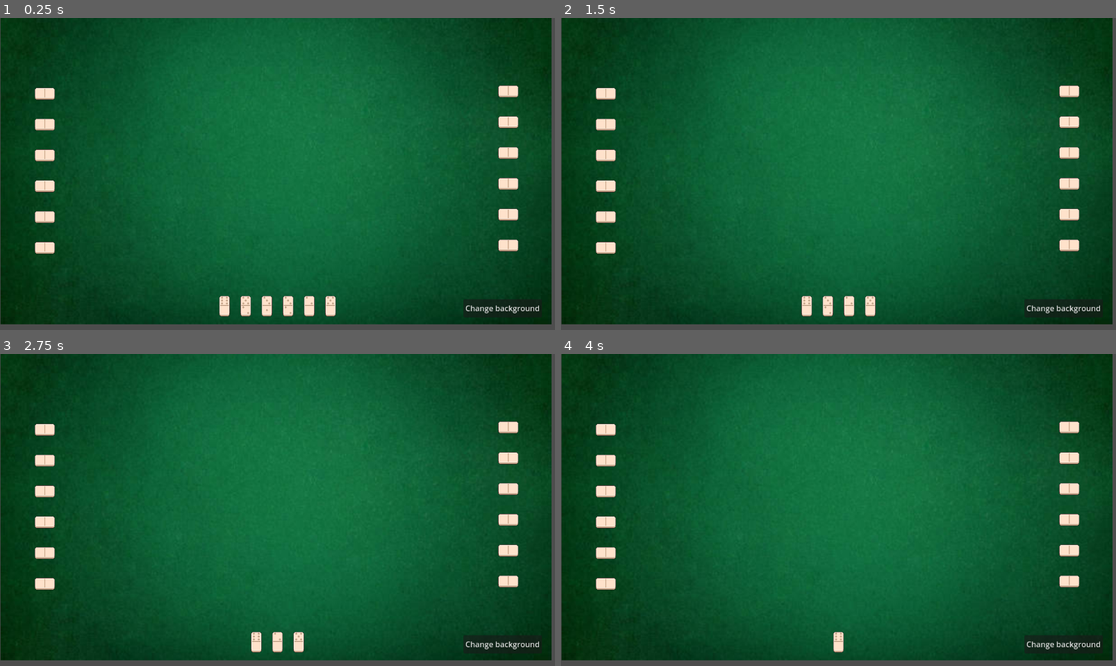
Above: before the commit, frames 1-4 (two rows, left to right).
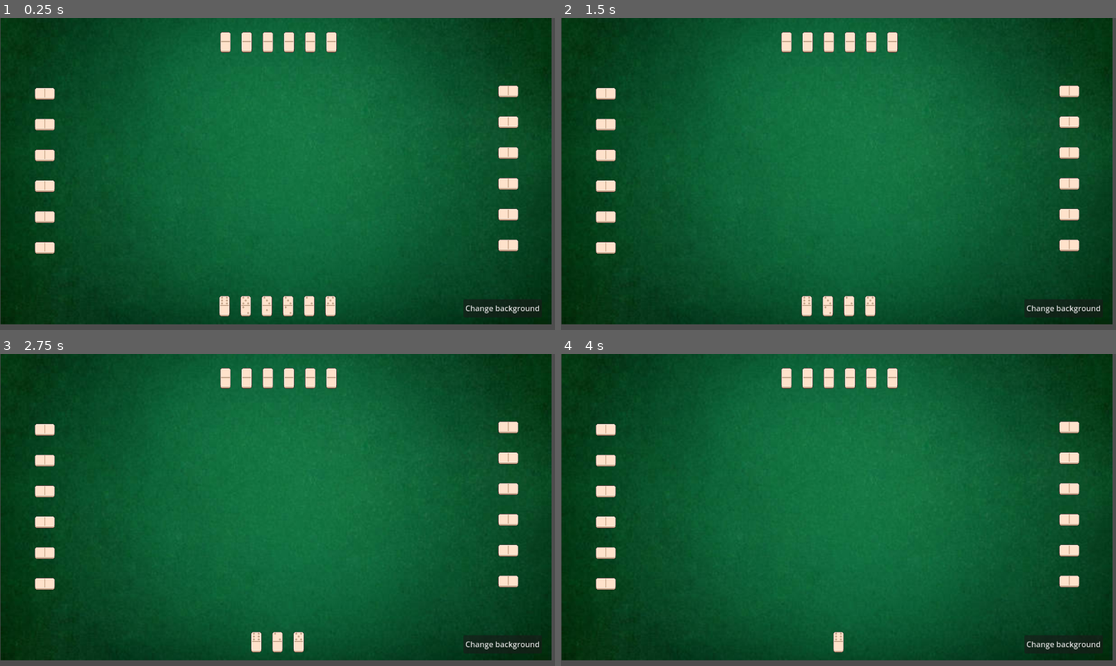
Above: after the commit, the same moments.

Repository: Pbgsa/dominozada-game
Game: Godot game, scene res://scenes/board.tscn
Two runs of this game, one before a commit and one after it. Both use one fixed random seed, a clock stepped at 60 frames per second and the inputs below. This scene is started directly instead of the project's main scene.
Inputs (mouse positions are in pixels of both pictures, inside the frame that each line leads up to):
- Up to frame 1 (0.25 s): no input
- Up to frame 2 (1.5 s): click (805, 305) at 0.52 s; click (816, 305) at 1.27 s
- Up to frame 3 (2.75 s): click (266, 641) at 2.02 s
- Up to frame 4 (4 s): click (838, 641) at 2.77 s; click (849, 641) at 3.52 s

The runs differ from the first frame. In frame 1, 0.8% of the frame differs, in the area x 39-61%, y 4-12%; in frame 2, 0.8%; in frame 3, 0.8%; in frame 4, 0.8%.

Commit message:
:bug: Fix h_opponent error

Diff:
--- a/godot/dominozada/scenes/h_opponent.tscn
+++ b/godot/dominozada/scenes/h_opponent.tscn
@@ -1,6 +1,6 @@
 [gd_scene load_steps=2 format=3 uid="uid://ukk8wklb6w30"]
 
-[ext_resource type="Script" path="res://scripts/h_opponent.gd" id="1_412d8"]
+[ext_resource type="Script" uid="uid://dvq0bkyy1o78h" path="res://scripts/opponent.gd" id="1_a6re5"]
 
 [node name="HOpponentHand" type="HBoxContainer"]
 anchors_preset = 15
